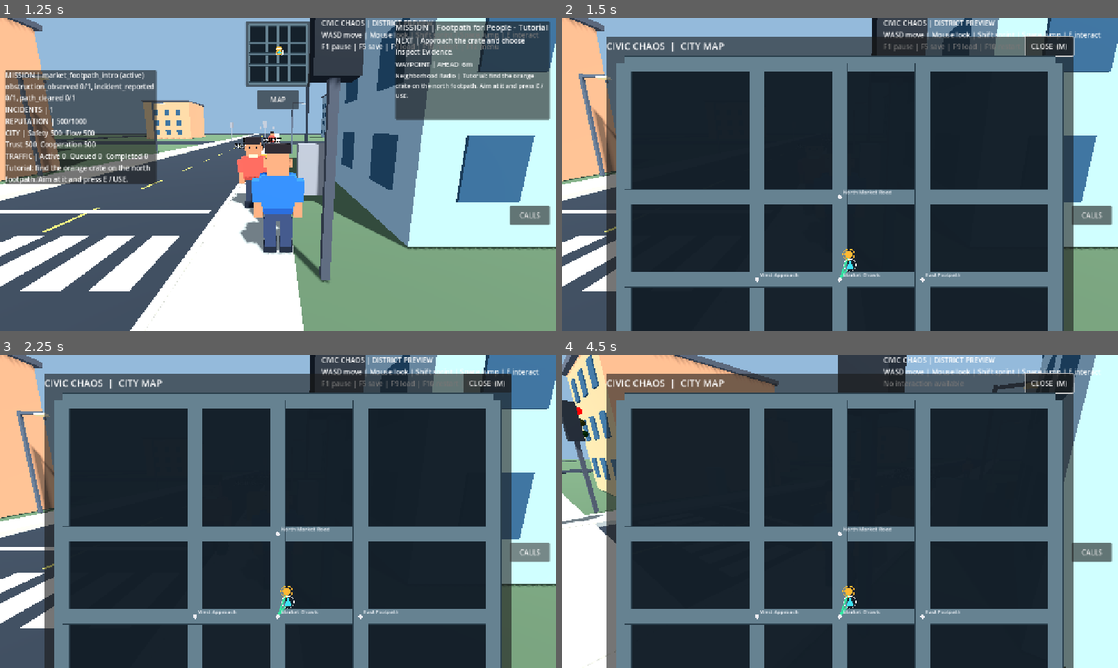
Above: before the commit, frames 1-4 (two rows, left to right).
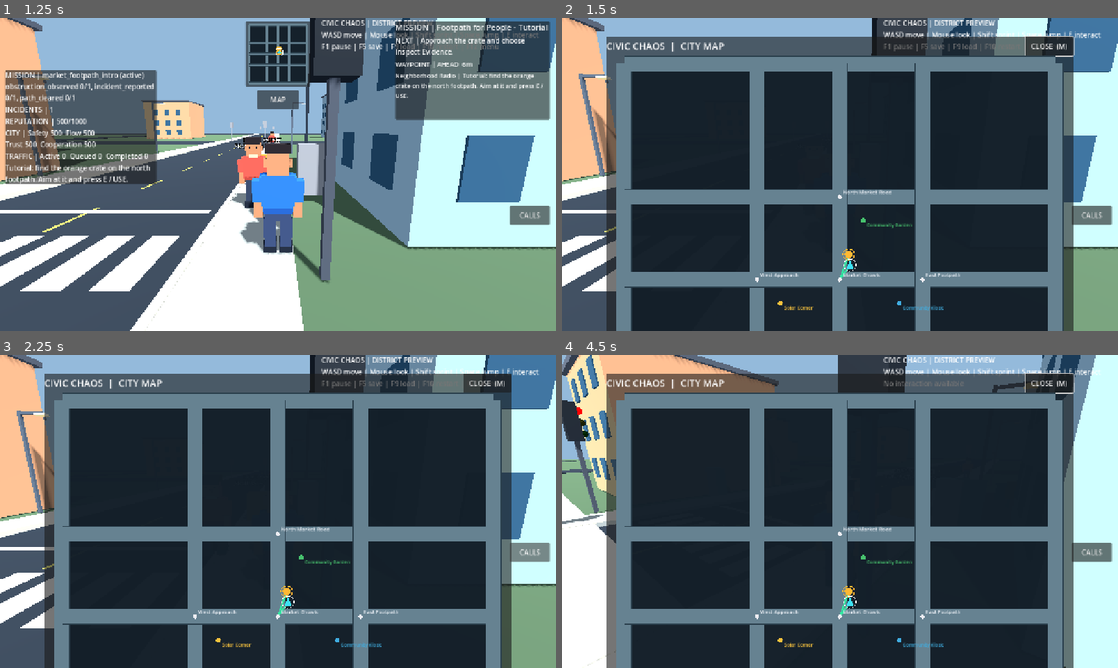
Above: after the commit, the same moments.

Repository: gauravprajapat-23/civic-chaos
Game: Godot game, scene res://scenes/core/menu.tscn
Two runs of this game, one before a commit and one after it. Both use one fixed random seed, a clock stepped at 60 frames per second and the inputs below.
Inputs (mouse positions are in pixels of both pictures, inside the frame that each line leads up to):
- Up to frame 1 (1.25 s): click "START STORY" at 0.5 s
- Up to frame 2 (1.5 s): click "MAP" at 1.25 s
- Up to frame 3 (2.25 s): click "CALLS" at 2 s
- Up to frame 4 (4.5 s): tap Enter at 2.75 s; move the mouse to (962, 495) at 2.77 s; hold D (move_right) 2.78-3.5 s; hold E (interact) 2.78-3.5 s; click (962, 495) at 2.92 s; tap Space (jump) at 3.02 s; tap F10 (restart_game) at 3.5 s; drag from (728, 527) to (812, 574) at 3.52 s; tap E (interact) at 4.25 s; move the mouse to (851, 505) at 4.27 s; hold W (move_forward) from 4.28 s (still down); tap M at 4.35 s

Frame 1 is identical in both runs. In frame 2, 0.2% of the frame differs, in the area x 38-69%, y 63-94%; in frame 3, 0.2%; in frame 4, 0.2%.

Commit message:
feat(game025): add selectable exploration zones to existing city map [skip ci]

Diff:
--- a/scripts/ui/civic_city_map.gd
+++ b/scripts/ui/civic_city_map.gd
@@ -6,6 +6,7 @@
 
 const RoadLayout = preload("res://scripts/world/city_road_layout.gd")
 const MapRoutes = preload("res://scripts/ui/civic_map_routes.gd")
+const LivingZones = preload("res://scripts/world/living_city_zones.gd")
 const EXTENT: float = RoadLayout.EXTENT_M
 const INSET: float = 16.0
 const ROAD := Color(0.40, 0.51, 0.57)
@@ -97,6 +98,19 @@
         location.pressed.connect(_select_location.bind(i - 1))
         selector.add_child(location)
         location_buttons.append(location)
+    var zone_selector := HBoxContainer.new()
+    zone_selector.name = "ExplorationZones"
+    zone_selector.add_theme_constant_override("separation", 5)
+    stack.add_child(zone_selector)
+    var zones: Array[Dictionary] = LivingZones.all()
+    for index in range(zones.size()):
+        var option := Button.new()
+        option.name = "Explore_" + str(zones[index]["id"])
+        option.text = str(zones[index]["title"]).replace("Community ", "").replace("South ", "")
+        option.custom_minimum_size = Vector2(70, 42)
+        option.size_flags_horizontal = Control.SIZE_EXPAND_FILL
+        option.pressed.connect(_select_location.bind(LANDMARKS.size() + index))
+        zone_selector.add_child(option)
     navigation_label = Label.new()
     navigation_label.name = "RouteDistance"
     navigation_label.autowrap_mode = TextServer.AUTOWRAP_WORD_SMART
@@ -152,6 +166,10 @@
     if selected_location >= 0 and selected_location < LANDMARKS.size():
         return {"has_target": true, "target": LANDMARKS[selected_location]["position"],
             "title": LANDMARKS[selected_location]["name"]}
+    var zone_index: int = selected_location - LANDMARKS.size()
+    if zone_index >= 0 and zone_index < LivingZones.LOCATIONS.size():
+        var zone: Dictionary = LivingZones.LOCATIONS[zone_index]
+        return {"has_target": true, "target": zone["position"], "title": zone["title"]}
     var target: Variant = mission_state.get("target", null)
     if bool(mission_state.get("has_target", false)) and target is Vector3:
         return {"has_target": true, "target": target, "title": str(mission_state.get("title", "Active mission"))}
@@ -237,6 +255,11 @@
             canvas.draw_circle(center, 4.5, Color(0.93, 0.93, 0.95))
             canvas.draw_string(font, center + Vector2(7, -7), str(landmark["name"]),
                 HORIZONTAL_ALIGNMENT_LEFT, -1, 12, Color(0.96, 0.97, 0.99))
+        for zone in LivingZones.LOCATIONS:
+            var mark: Vector2 = world_to_map(zone["position"], area)
+            canvas.draw_circle(mark, 5.5, zone["color"])
+            canvas.draw_string(font, mark + Vector2(8, 15), str(zone["title"]),
+                HORIZONTAL_ALIGNMENT_LEFT, -1, 11, zone["color"])
     var marker: Variant = mission_state.get("target", null)
     if bool(mission_state.get("has_target", false)) and marker is Vector3:
         var point := world_to_map(marker, area)
